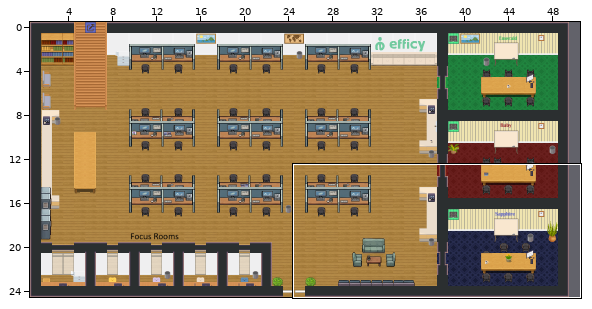
Level history. Tiled map (JSON): office2.tmj. The first picture is a wide view before the edit; the outline marks the close-up.
Close-up. The starting point:
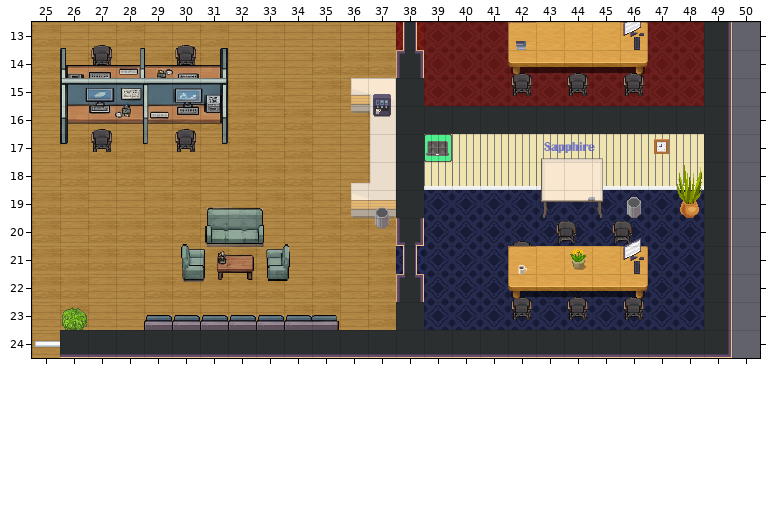
Cells are 32x32 px. Shown: x 25..50, y 13..24. The commit also changed other parts of the map, which this record leaves out.
The result:
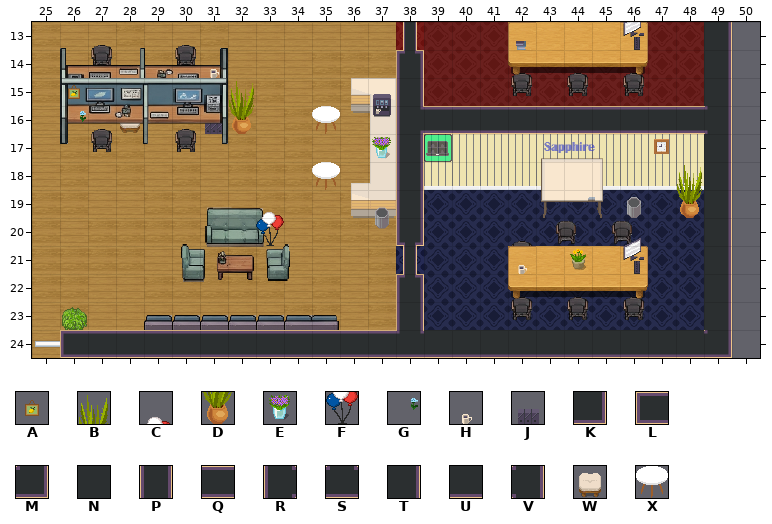
Key: from "WA_Decoration": A 28, B 75, C 82, D 87, E 92, F 94; from "WA_Exterior": G 513; from "WA_Miscellaneous": H 59, J 66; from "WA_Room_Builder": K 25 turned 180, L 31 turned 270, M 54, N 100, P 102, Q 104, R 108, S 110, T 152, U 154, V 158; from "WA_Seats": W 224; from "WA_Tables": X 352.
_ is an empty cell, . an unchanged one.
Commit message: added more furniture / colours
Difference:
--- layer "walls/Walls 1"
@@ x 38..49 @@
-15 N...........
-16 N..........T
-17 N...........
-18 N...........
-19 N...........
+15 P...........
+16 R..........V
+17 P...........
+18 P...........
+19 P...........
@@ x 38..38 @@
-23 N
+23 P
--- layer "furniture/Furniture Under"
@@ x 28..35 @@
-15 ...._...
-16 _..__.._
+15 ....B...
+16 W..JD..X
@@ x 35..35 @@
-18 _
+18 X
--- layer "furniture/Furniture Above"
@@ x 26..26 @@
-15 _
+15 A
--- layer "furniture/Stairs"
@@ x 31..31 @@
-14 _
+14 H
@@ x 26..37 @@
-16 _...........
-17 ..........._
+16 G...........
+17 ...........E
@@ x 33..33 @@
-19 _
-20 _
+19 C
+20 F
--- layer "above/Furniture above"
@@ x 31..31 @@
-14 _
+14 H
--- layer "above/Walls 1"
@@ x 39..48 @@
-16 NNNNNNNNNN
+16 QQQQQQQQQQ
@@ x 26..49 @@
-24 UUUUUUUUUUUUU..........K
+24 LQQQQQQQQQQQS..........M
